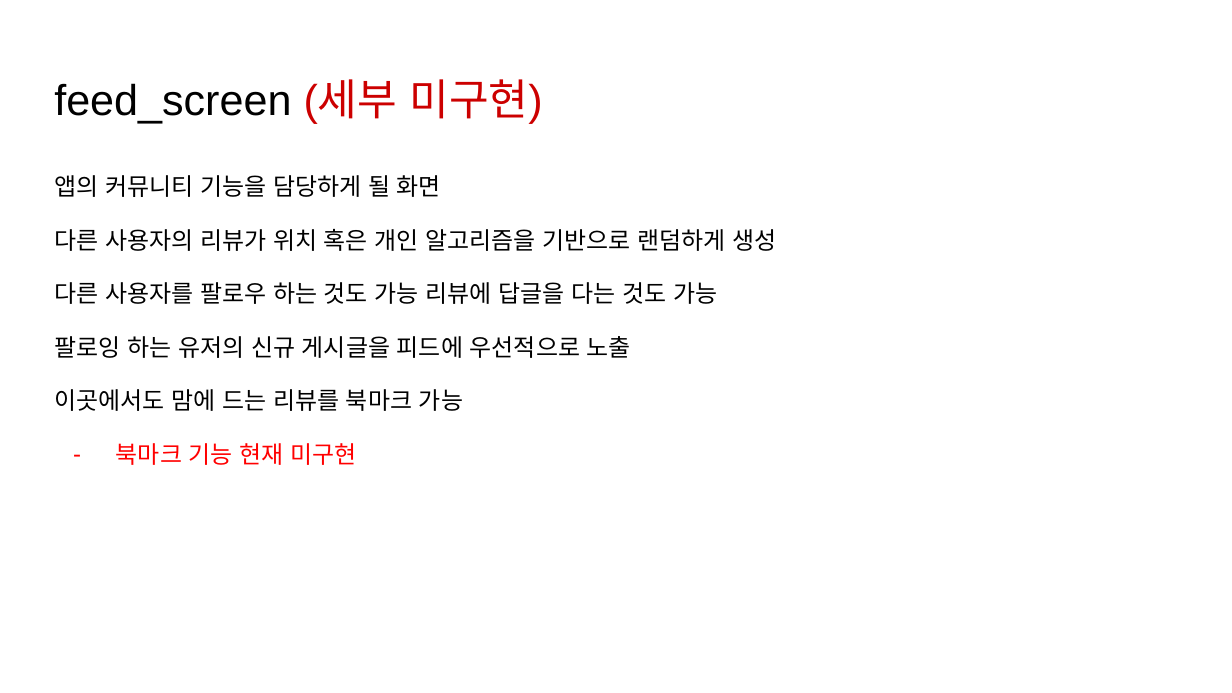
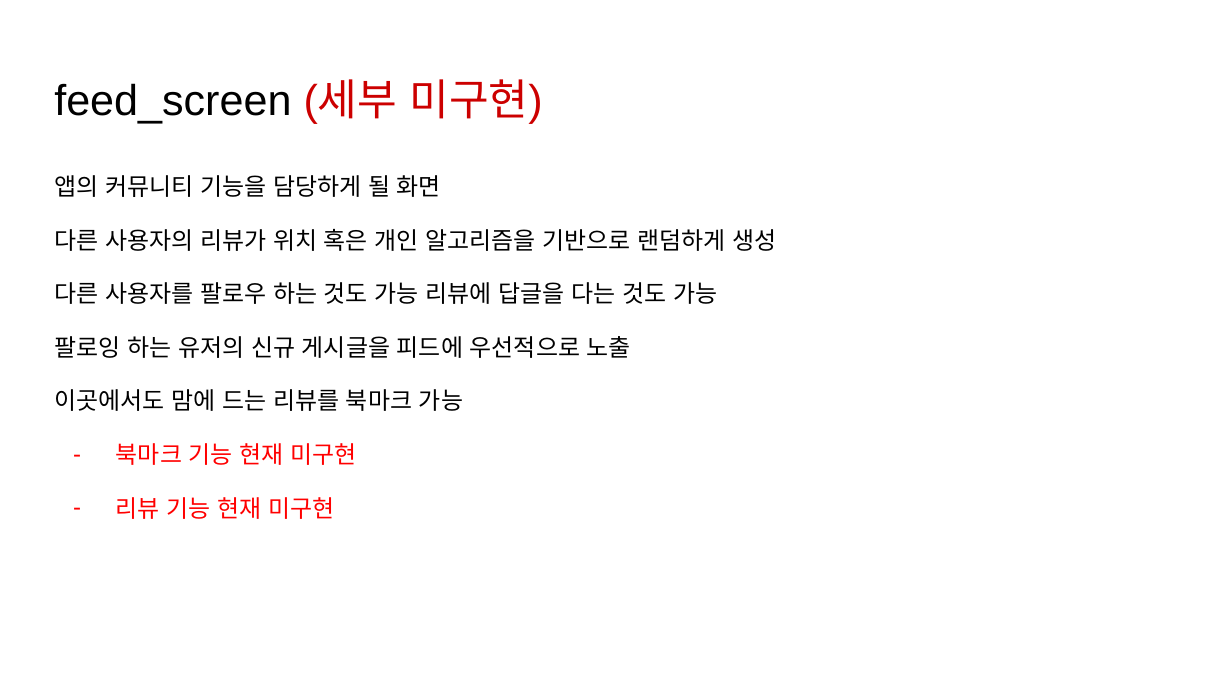
Before and after one commit to yurei55/TIL, a slide deck: slide 12 of K-Taste.pptx. Drawn at 1232x693 pixels with LibreOffice and Linux fonts; fonts in the diff are those of the drawing. Boxes give left, top, right and bottom in pixels: in the first picture for what was removed or moved away, otherwise in the second. Text is boxed around its words. In the diff, an @@ line names an element or a change of style, - is before the commit and + after.

```diff
--- a/K-Taste.pptx
+++ b/K-Taste.pptx
@@ text at (116, 497, 334, 519): paragraph added @@
+– 리뷰 기능 현재 미구현
```
Also in this commit, not shown: 9 other slides changed.
